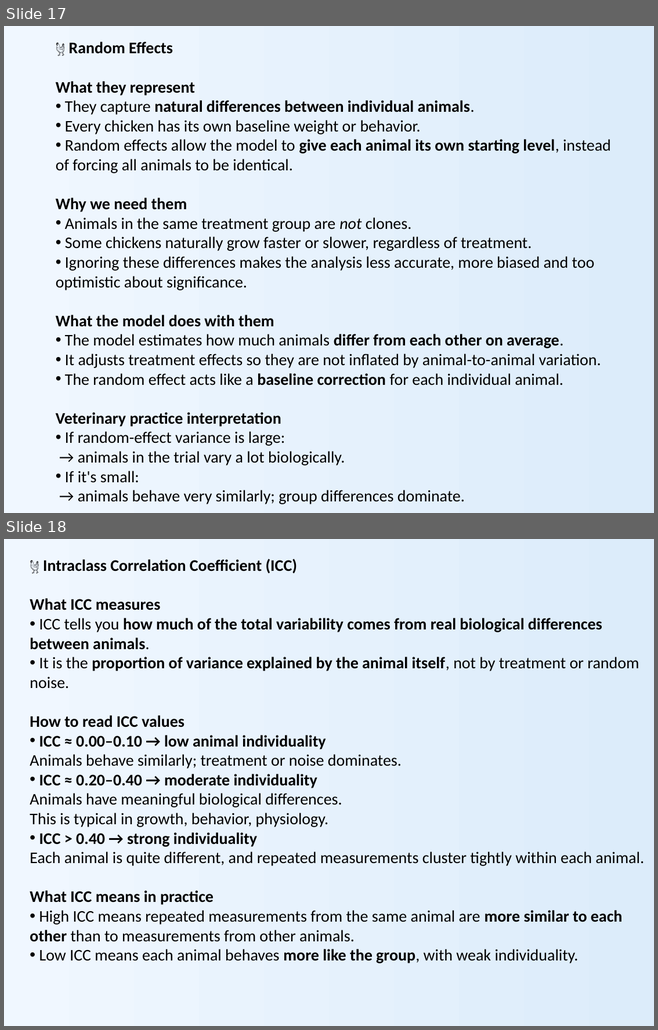
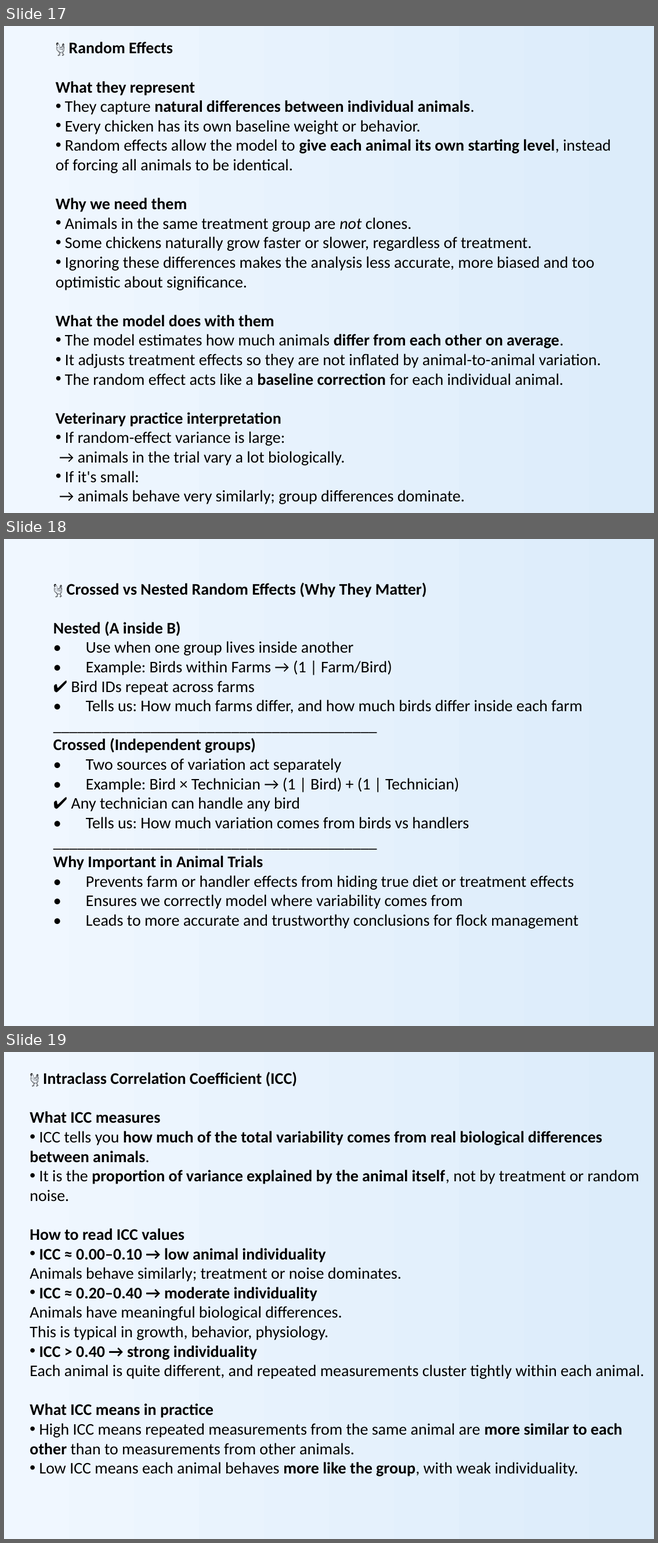
Before and after one commit to nicola-palmieri/TableAnalyzer, a slide deck: presentations/Table_Analyzer_Overview.pptx. Shown one above the other, each under a label of ours: slides 17 and 18 before the commit, slides 17, 18 and 19 after it. The pictures are 658x1030 and 658x1543 pixels, drawn with LibreOffice and Linux fonts; fonts in the diff are those of the drawing. Boxes give left, top, right and bottom in pixels: in the first picture for what was removed or moved away, otherwise in the second. Text is boxed around its words. In the diff, an @@ line names an element or a change of style, - is before the commit and + after.

```diff
--- a/presentations/Table_Analyzer_Overview.pptx
+++ b/presentations/Table_Analyzer_Overview.pptx
@@ slide 18 added at [4,539,654,1026], background gradient #F0F7FF to #DCECFA @@
@@ text added at [53,583,582,929], 18 pt, text #000000 @@
+🐔 Crossed vs Nested Random Effects (Why They Matter)
+Nested (A inside B)
+• Use when one group lives inside another
+• Example: Birds within Farms → (1 | Farm/Bird)
+✔ Bird IDs repeat across farms
+• Tells us: How much farms differ, and how much birds differ inside each farm
+________________________________________
+Crossed (Independent groups)
+• Two sources of variation act separately
+• Example: Bird × Technician → (1 | Bird) + (1 | Technician)
+✔ Any technician can handle any bird
+• Tells us: How much variation comes from birds vs handlers
+________________________________________
+Why Important in Animal Trials
+• Prevents farm or handler effects from hiding true diet or treatment effects
+• Ensures we correctly model where variability comes from
+• Leads to more accurate and trustworthy conclusions for flock management
@@ what was slide 18 is now slide 19 @@
```
Also in this commit, not shown: 3 other slides added, 3 other files.
